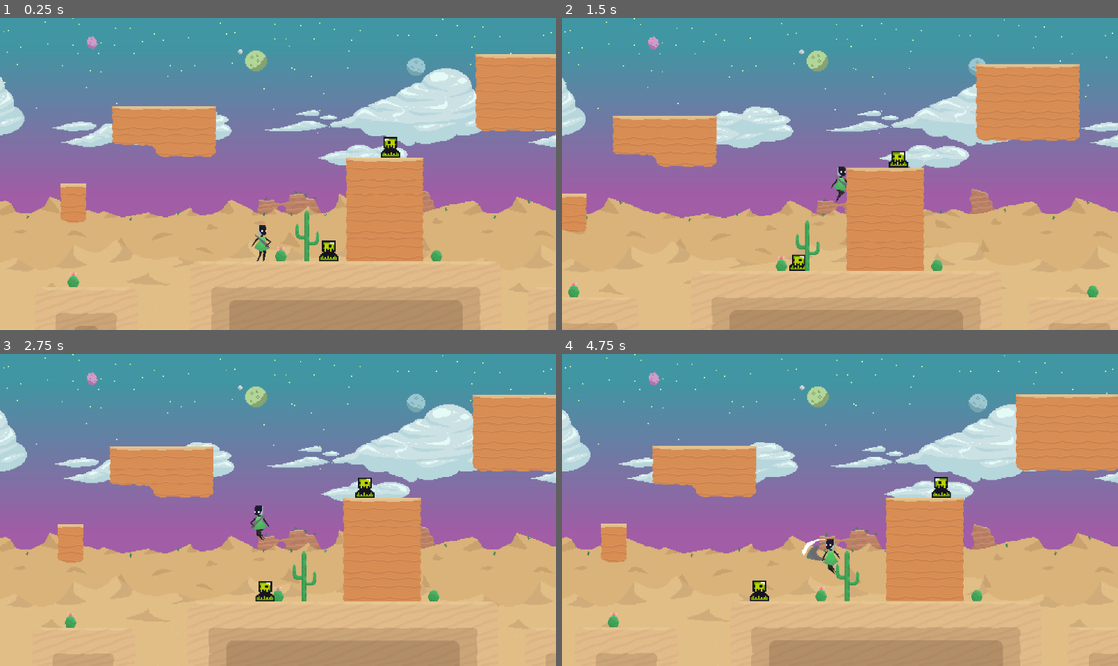
Above: before the commit, frames 1-4 (two rows, left to right).
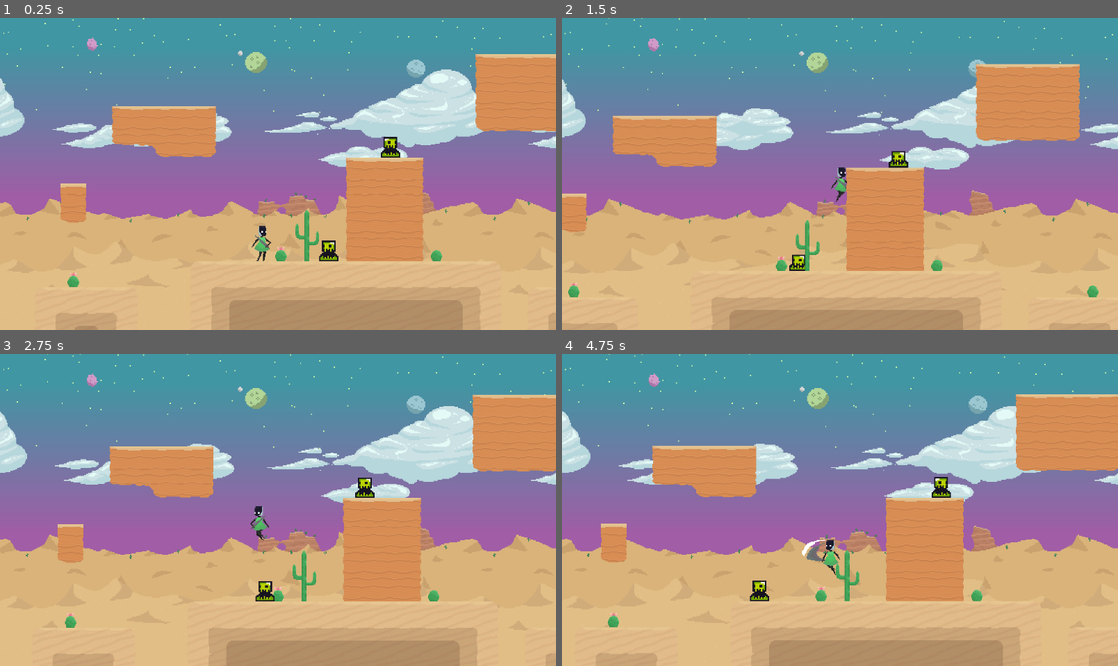
Above: after the commit, the same moments.

Repository: platworki/planet-runner
Game: Godot game, scene res://scenes/world.tscn
Same seed, same stepped clock (60 frames per second), same inputs: the game is played once before the commit and once after it.
Inputs (mouse positions are in pixels of both pictures, inside the frame that each line leads up to):
- Up to frame 1 (0.25 s): no input
- Up to frame 2 (1.5 s): move the mouse to (962, 158) at 0.52 s; hold Space (jump) 0.53-1.28 s; hold D (move_right) from 0.53 s (still down); click (962, 158) at 0.6 s; move the mouse to (728, 189) at 1.27 s; tap Space (jump) at 1.35 s
- Up to frame 3 (2.75 s): tap Space (jump) at 1.52, 1.82 s; click (166, 525) at 1.55 s; move the mouse to (333, 441) at 2.02 s; release D (move_right) at 2.03 s; hold A (move_left) from 2.03 s (still down); hold Space (jump) from 2.03 s (still down); click (333, 441) at 2.1 s
- Up to frame 4 (4.75 s): move the mouse to (812, 572) at 2.77 s; release A (move_left) at 2.78 s; release Space (jump) at 2.78 s; hold D (move_right) 2.78-4.28 s; tap Shift (dash) at 2.85 s; tap Space (jump) at 3.02, 3.32, 4.35, 4.52 s; click (812, 572) at 3.05 s; move the mouse to (1006, 556) at 3.52 s; hold Space (jump) 3.53-4.28 s; click (1006, 556) at 3.6 s; move the mouse to (673, 463) at 4.27 s; hold A (move_left) from 4.28 s (still down); click (673, 463) at 4.55 s

The runs differ from the first frame. In frame 1, 2.5% of the frame differs, in the area x 0-100%, y 0-100%; in frame 2, 2.3%; in frame 3, 2.6%; in frame 4, 2.6%, in the area x 0-100%, y 0-71%.

Commit message:
bug fixes, ready for demo

Diff:
--- a/scenes/player.tscn
+++ b/scenes/player.tscn
@@ -63,7 +63,7 @@
 tracks/0/interp = 1
 tracks/0/loop_wrap = true
 tracks/0/keys = {
-"times": PackedFloat32Array(0.0667, 0.25),
+"times": PackedFloat32Array(0.05, 0.25),
 "transitions": PackedFloat32Array(1, 1),
 "update": 1,
 "values": [false, true]
@@ -301,10 +301,6 @@
 atlas = ExtResource("7_d2wvv")
 region = Rect2(192, 0, 48, 48)
 
-[sub_resource type="AtlasTexture" id="AtlasTexture_74r1k"]
-atlas = ExtResource("7_d2wvv")
-region = Rect2(240, 0, 48, 48)
-
 [sub_resource type="AtlasTexture" id="AtlasTexture_smehm"]
 atlas = ExtResource("5_tuyoq")
 region = Rect2(0, 0, 48, 48)
@@ -520,13 +516,10 @@
 }, {
 "duration": 1.0,
 "texture": SubResource("AtlasTexture_apa73")
-}, {
-"duration": 1.0,
-"texture": SubResource("AtlasTexture_74r1k")
 }],
 "loop": false,
 "name": &"StartJump",
-"speed": 14.0
+"speed": 30.0
 }, {
 "frames": [{
 "duration": 1.0,
@@ -730,7 +723,7 @@
 }],
 "loop": false,
 "name": &"RiseToFall",
-"speed": 8.0
+"speed": 9.0
 }, {
 "frames": [{
 "duration": 1.0,
@@ -758,7 +751,7 @@
 }],
 "loop": false,
 "name": &"StartJump",
-"speed": 14.0
+"speed": 30.0
 }, {
 "frames": [{
 "duration": 1.0,
@@ -822,6 +815,10 @@
 [node name="AttackCooldown" type="Timer" parent="Position/PlayerAttack"]
 one_shot = true
 
+[node name="PogoCooldown" type="Timer" parent="Position/PlayerAttack"]
+wait_time = 0.2
+one_shot = true
+
 [node name="Attack2Window" type="Timer" parent="Position/PlayerAttack"]
 one_shot = true
 
@@ -838,7 +835,7 @@
 disabled = true
 
 [node name="Torso" type="AnimatedSprite2D" parent="Position"]
-position = Vector2(12, -23)
+position = Vector2(12, -22)
 sprite_frames = SubResource("SpriteFrames_tuyoq")
 animation = &"Idle"
 autoplay = "Idle"
--- a/scenes/world.tscn
+++ b/scenes/world.tscn
@@ -248,6 +248,6 @@
 
 [node name="Background" parent="." instance=ExtResource("7_4mrxx")]
 z_index = -10
-position = Vector2(0, 16)
+position = Vector2(0, 18)
 
 [connection signal="body_entered" from="Kill zone" to="Kill zone" method="_on_body_entered"]
--- a/scripts/player.gd
+++ b/scripts/player.gd
@@ -28,10 +28,10 @@
 var HEALTH = 100
 var knockback_force = 200
 var up_knockback_velocity = -160
-var attack_combo_count = 0  # Tracks which attack in combo
+var attack_combo_count = 0  # INFO Tracks which attack in combo
 var has_air_dash = true
 var has_double_jump = true
-var was_on_floor = true # Added to track landing frames
+var was_on_floor = true
 
 # ======================
 # === NODE REFERENCES ==
@@ -54,24 +54,33 @@
 @onready var dash_jump_buffer: Timer = $Position/DashJumpBuffer
 @onready var pogo_hitbox: CollisionShape2D = $Position/PlayerAttack/PogoHitbox
 @onready var attack_2_window: Timer = $Position/PlayerAttack/Attack2Window
+@onready var pogo_cooldown: Timer = $Position/PlayerAttack/PogoCooldown
 
 # ======================
 # ===== MAIN LOOP ======
 # ======================
 
 #func _ready() -> void:
-	#Engine.time_scale = 0.2
+	#Engine.time_scale = 0.1
 
 func _physics_process(delta: float) -> void:
 	# INFO Check if at the beginning of the frame the players on the floor
 	was_on_floor = is_on_floor()
+
+	if current_state != State.KNOCKED_BACK:
+		# INFO If player stops holding space during a jump and going up, cut their jump velocity
+		if Input.is_action_just_released("jump") and velocity.y < 0:
+			velocity.y *= JUMP_CUT_MULTIPLIER
 
 	match current_state:
 		State.NORMAL:
 			if Input.is_action_just_pressed("dash") and has_air_dash and dash_cooldown_timer.is_stopped():
 				current_state = State.DASHING
-			if Input.is_action_just_pressed("attack") and attack_cooldown.is_stopped():
-				current_state = State.ATTACKING
+			if Input.is_action_just_pressed("attack"):
+				if attack_cooldown.is_stopped() and (is_on_floor() or not Input.is_action_pressed("down")):
+					current_state = State.ATTACKING
+				elif pogo_cooldown.is_stopped() and Input.is_action_pressed("down") and not is_on_floor():
+					current_state = State.ATTACKING
 			handle_jump()
 			handle_horizontal_movement()
 			gravity(delta)
@@ -85,6 +94,7 @@
 			velocity.x = move_toward(velocity.x, 0, DASH_DECAY * delta)
 		State.ATTACKING:
 			attack()
+			handle_jump()
 			# INFO Return back to normal immediately which allows for movement
 			current_state = State.NORMAL
 		State.KNOCKED_BACK:
@@ -138,9 +148,6 @@
 	# INFO If the jump buffer is running and you reach the floor, jump
 	if not jump_buffer.is_stopped() and is_on_floor():
 		jump()
-	# INFO If player stops holding space during a jump and going up, cut their jump velocity
-	if Input.is_action_just_released("jump") and velocity.y < 0:
-		velocity.y *= JUMP_CUT_MULTIPLIER
 
 func jump() -> void:
 	coyote_time.stop()
@@ -179,6 +186,8 @@
 	return current_anim in ["StartJump", "Landing"]
 
 func handle_air_animations() -> void:
+	if is_torso_transitioning():
+		return
 	# INFO TORSO UPDATE - Only if player is not attacking
 	if not is_torso_attacking():
 		if velocity.y < -JUMP_PEAK_THRESHOLD:
@@ -187,7 +196,8 @@
 			torso_animation.play("RiseToFall")
 		else:
 			torso_animation.play("Falling")
-
+	if legs_animation.animation in ["StartJump", "Landing"]:
+		return
 	# INFO LEGS UPDATE - ALWAYS UPDATE
 	if velocity.y < -JUMP_PEAK_THRESHOLD:
 		legs_animation.play("Rising")
@@ -370,7 +380,7 @@
 func _on_player_attack_hit_enemy(_enemy: Variant) -> void:
 	# INFO Only add a different behaviour if we are pogoing
 	if attack_hit_animation.current_animation == "Pogo":
-		velocity.y = JUMP_VELOCITY * 0.7
+		velocity.y = JUMP_VELOCITY * 0.65
 		has_double_jump = true
 		has_air_dash = true
 		dash_cooldown_timer.stop()
@@ -390,6 +400,7 @@
 		# INFO Pogo animation is too high, using offset to lower it
 		torso_animation.offset = Vector2(0,8.0)
 		attack_cooldown.start(0.25)  # INFO Short cooldown after pogo
+		pogo_cooldown.start(0.3)
 		return
 
 	# INFO Main attacks - combo system
@@ -406,7 +417,7 @@
 		attack_2_window.stop()
 		attack_hit_animation.play("Attack 2")
 		torso_animation.play("Attack 2")
-		attack_cooldown.start(0.8)  # INFO Long cooldown after combo finishes
+		attack_cooldown.start(0.6)  # INFO Long cooldown after combo finishes
 
 func cancel_attack() -> void:
 	if attack_combo_count == 1:
Not shown: 1 places in scenes/player.tscn that only renumber resources
